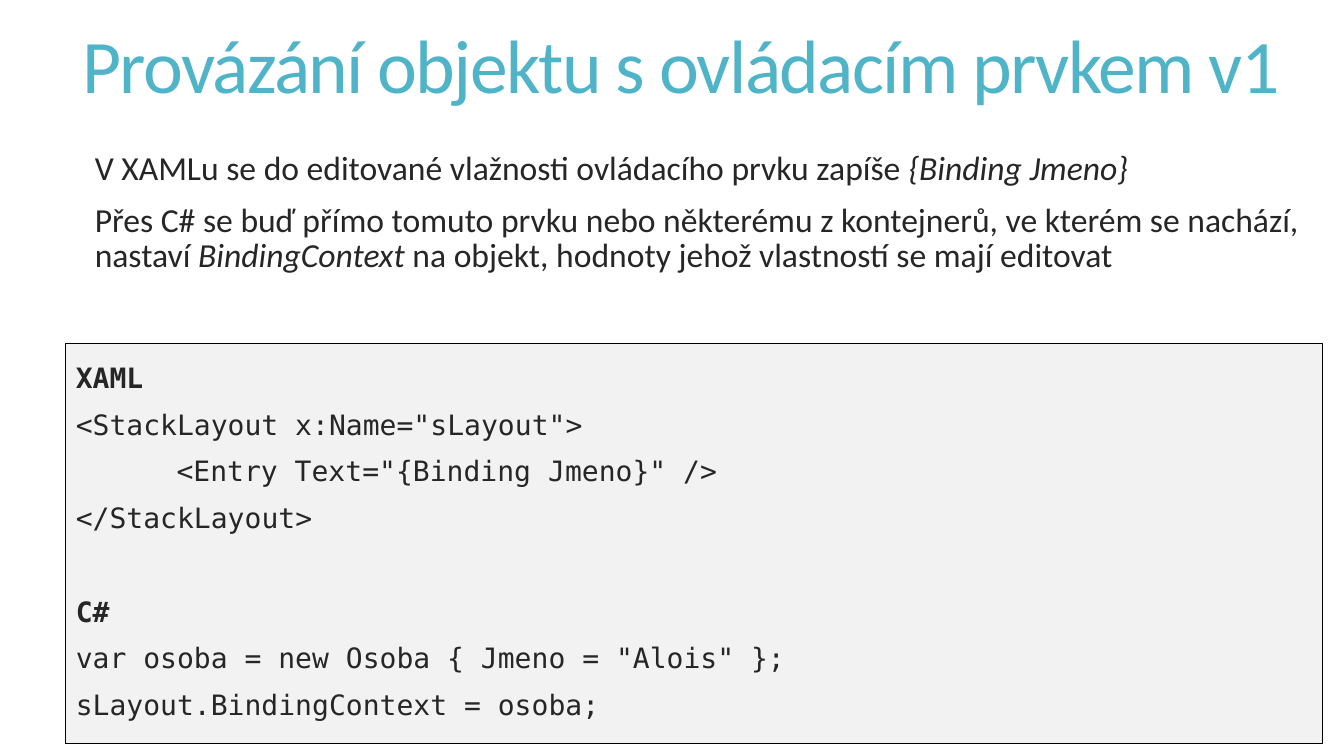
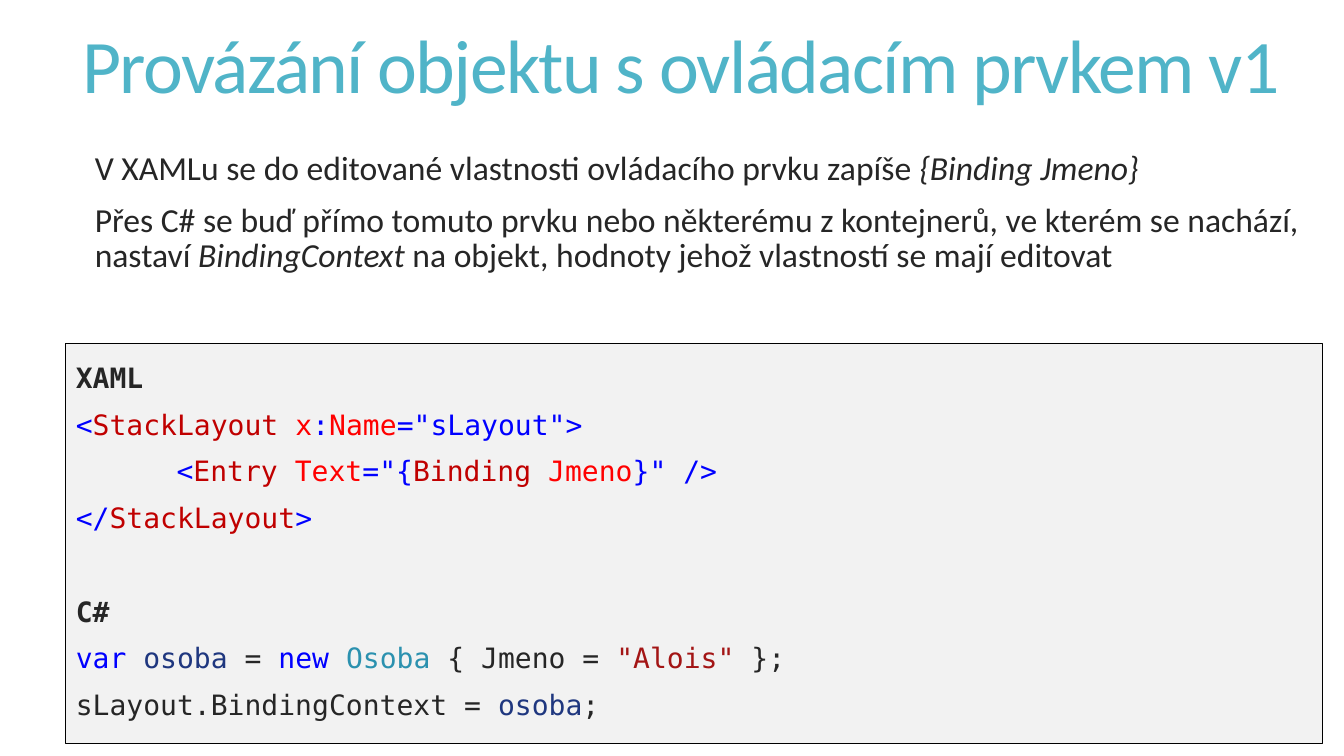
Before and after one commit to PetrVobornik/prednasky, a slide deck: slide 4 of Xamarin.Forms/05-VazaniDat/vazani-dat.ppsx. Drawn at 1344x756 pixels with LibreOffice and Linux fonts; fonts in the diff are those of the drawing. Boxes give left, top, right and bottom in pixels: in the first picture for what was removed or moved away, otherwise in the second. Text is boxed around its words. In the diff, an @@ line names an element or a change of style, - is before the commit and + after.

```diff
--- a/Xamarin.Forms/05-VazaniDat/vazani-dat.ppsx
+++ b/Xamarin.Forms/05-VazaniDat/vazani-dat.ppsx
@@ text at (95,155,1138,186): text changed @@
-  V XAMLu se do editované vlažnosti ovládacího prvku zapíše {Binding Jmeno}
+  V XAMLu se do editované vlastnosti ovládacího prvku zapíše {Binding Jmeno}
@@ text in rectangle at (76,413,734,721): text colour #262626 to #0000FF in "<StackLayout x:Name="sLayout">", "<Entry Text="{Binding Jmeno}" />", "</StackLayout>", "var new"; text colour #262626 to #C00000 in "<StackLayout", "<Entry Text="{Binding", "</StackLayout>"; text colour #262626 to #FF0000 in "x:Name="sLayout">", "Text="{Binding Jmeno}""; text colour #262626 to #1F377F in "osoba", "osoba;"; text colour #262626 to #2B91AF in "Osoba"; text colour #262626 to #A31515 in ""Alois"" @@
```
Also in this commit, not shown: 8 other slides changed, 6 other files.
